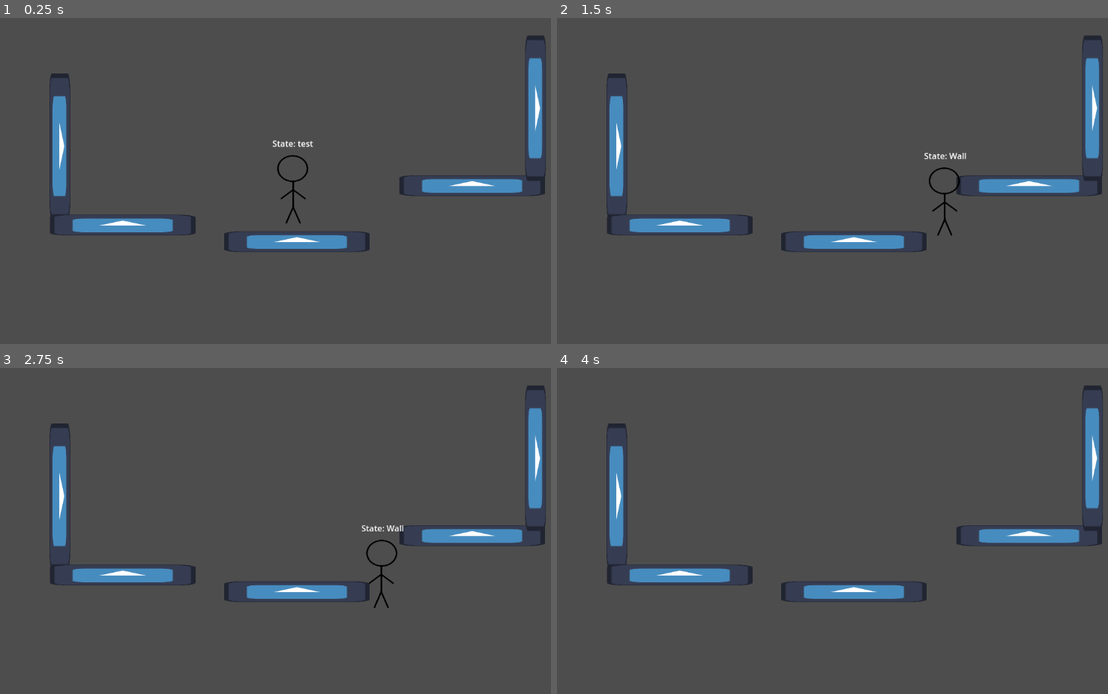
Above: before the commit, frames 1-4 (two rows, left to right).
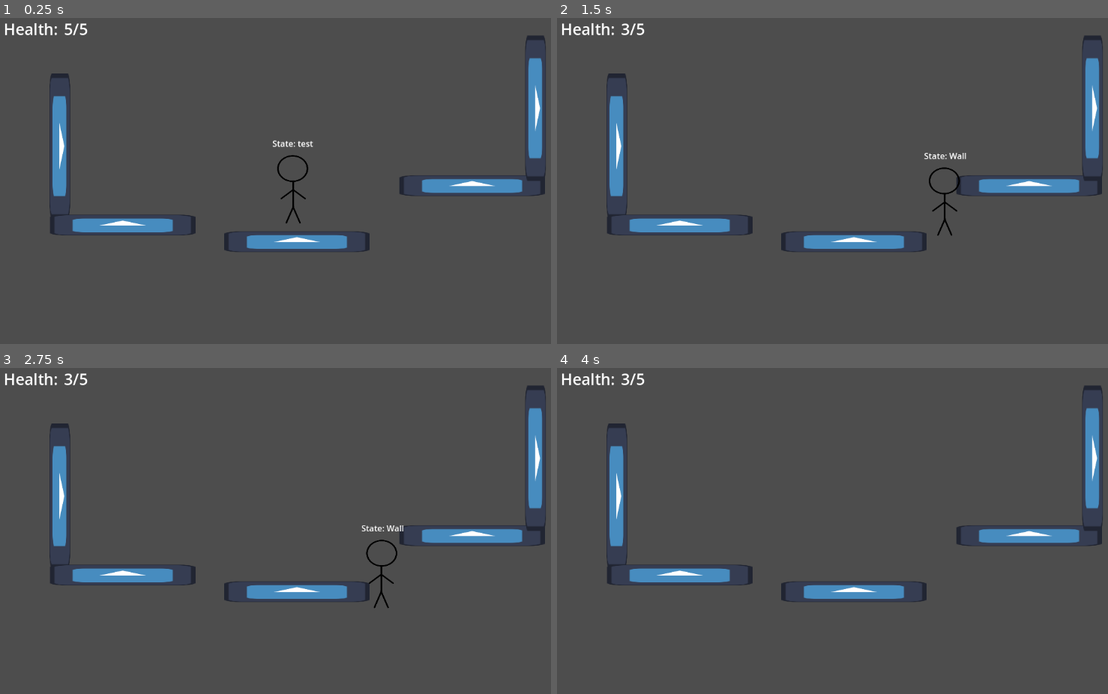
Above: after the commit, the same moments.

Repository: Zofia-Szybalska/ThFaith
Game: Godot game, scene res://scenes/test_scene.tscn
The game is run twice, just before and just after one commit, with the same random seed, the same clock (stepped at 60 frames per second) and the same inputs. The engine's default icon, where the game draws it, is replaced by a stand-in: a white triangle on a blue panel in a dark square.
Inputs:
- Up to frame 1 (0.25 s): no input
- Up to frame 2 (1.5 s): hold D (right) from 0.53 s (still down); tap H (test_heal, bound only after the commit) at 0.6 s; tap Space (jump) at 0.77 s; tap F (test_hit, bound only after the commit) at 0.8, 1.35 s
- Up to frame 3 (2.75 s): tap Space (jump) at 1.52 s; tap H (test_heal, bound only after the commit) at 1.55 s; release D (right) at 2.03 s; hold A (left) from 2.03 s (still down); tap Ctrl (dash) at 2.1 s; tap F (test_hit, bound only after the commit) at 2.3 s
- Up to frame 4 (4 s): release A (left) at 2.78 s; hold D (right) from 2.78 s (still down); tap H (test_heal, bound only after the commit) at 2.85 s; tap Space (jump) at 3.02, 3.77 s; tap F (test_hit, bound only after the commit) at 3.6 s

The runs differ from the first frame. In frame 1, 0.2% of the frame differs, in the area x 0-16%, y 1-6%; in frame 2, 0.2%; in frame 3, 0.2%; in frame 4, 0.2%.

Commit message:
Add health

Diff:
--- a/project.godot
+++ b/project.godot
@@ -14,6 +14,10 @@
 run/main_scene="res://scenes/test_scene.tscn"
 config/features=PackedStringArray("4.2", "Forward Plus")
 config/icon="res://icon.svg"
+
+[autoload]
+
+PlayerVariables="*res://scripts/autoloads/player_variables.gd"
 
 [filesystem]
 
@@ -51,6 +55,16 @@
 "events": [Object(InputEventKey,"resource_local_to_scene":false,"resource_name":"","device":-1,"window_id":0,"alt_press …(182 unchanged characters)…
 ]
 }
+test_hit={
+"deadzone": 0.5,
+"events": [Object(InputEventKey,"resource_local_to_scene":false,"resource_name":"","device":-1,"window_id":0,"alt_pressed":false,"shift_pressed":false,"ctrl_pressed":false,"meta_pressed":false,"pressed":false,"keycode":0,"physical_keycode":70,"key_label":0,"unicode":102,"echo":false,"script":null)
+]
+}
+test_heal={
+"deadzone": 0.5,
+"events": [Object(InputEventKey,"resource_local_to_scene":false,"resource_name":"","device":-1,"window_id":0,"alt_pressed":false,"shift_pressed":false,"ctrl_pressed":false,"meta_pressed":false,"pressed":false,"keycode":0,"physical_keycode":72,"key_label":0,"unicode":104,"echo":false,"script":null)
+]
+}
 
 [layer_names]
 
--- /dev/null
+++ b/scenes/UI/hud.tscn
@@ -0,0 +1,29 @@
+[gd_scene load_steps=2 format=3 uid="uid://bkr6alnif7xut"]
+
+[ext_resource type="Script" path="res://scripts/hud.gd" id="1_l8wkm"]
+
+[node name="HUD" type="Control"]
+layout_mode = 3
+anchors_preset = 15
+anchor_right = 1.0
+anchor_bottom = 1.0
+grow_horizontal = 2
+grow_vertical = 2
+script = ExtResource("1_l8wkm")
+
+[node name="HBoxContainer" type="HBoxContainer" parent="."]
+layout_mode = 1
+anchors_preset = -1
+offset_left = 20.0
+offset_top = 20.0
+offset_right = 40.0
+offset_bottom = 40.0
+
+[node name="Label" type="Label" parent="HBoxContainer"]
+layout_mode = 2
+theme_override_font_sizes/font_size = 30
+text = "Health: "
+
+[node name="HPLabel" type="Label" parent="HBoxContainer"]
+layout_mode = 2
+theme_override_font_sizes/font_size = 30
--- a/scenes/test_scene.tscn
+++ b/scenes/test_scene.tscn
@@ -1,32 +1,70 @@
-[gd_scene load_steps=4 format=3 uid="uid://3nqen0k6xsd6"]
+[gd_scene load_steps=5 format=3 uid="uid://3nqen0k6xsd6"]
 
 [ext_resource type="Texture2D" uid="uid://bis0yt2beb3u1" path="res://icon.svg" id="1_ph5e4"]
 [ext_resource type="PackedScene" uid="uid://bg3pue4k6suxh" path="res://scenes/player.tscn" id="2_oifhj"]
+[ext_resource type="PackedScene" uid="uid://bkr6alnif7xut" path="res://scenes/UI/hud.tscn" id="3_mnoy8"]
 
 [sub_resource type="RectangleShape2D" id="RectangleShape2D_mj5xg"]
 size = Vector2(280, 40)
 
 [node name="Node2D" type="Node2D"]
 
-[node name="TestPlatform2" type="StaticBody2D" parent="."]
+[node name="Terrain" type="Node2D" parent="."]
+
+[node name="TestPlatform2" type="StaticBody2D" parent="Terrain"]
 position = Vector2(872, 458)
 metadata/_edit_group_ = true
 
-[node name="CollisionShape2D" type="CollisionShape2D" parent="TestPlatform2"]
+[node name="CollisionShape2D" type="CollisionShape2D" parent="Terrain/TestPlatform2"]
 shape = SubResource("RectangleShape2D_mj5xg")
 
-[node name="Sprite2D" type="Sprite2D" parent="TestPlatform2"]
+[node name="Sprite2D" type="Sprite2D" parent="Terrain/TestPlatform2"]
 scale = Vector2(2.1875, 0.3125)
 texture = ExtResource("1_ph5e4")
 
-[node name="TestPlatform" type="StaticBody2D" parent="."]
+[node name="TestPlatform" type="StaticBody2D" parent="Terrain"]
 position = Vector2(535, 566)
 metadata/_edit_group_ = true
 
-[node name="CollisionShape2D" type="CollisionShape2D" parent="TestPlatform"]
+[node name="CollisionShape2D" type="CollisionShape2D" parent="Terrain/TestPlatform"]
 shape = SubResource("RectangleShape2D_mj5xg")
 
-[node name="Sprite2D" type="Sprite2D" parent="TestPlatform"]
+[node name="Sprite2D" type="Sprite2D" parent="Terrain/TestPlatform"]
+scale = Vector2(2.1875, 0.3125)
+texture = ExtResource("1_ph5e4")
+
+[node name="TestPlatform4" type="StaticBody2D" parent="Terrain"]
+position = Vector2(79, 382)
+rotation = 1.5708
+metadata/_edit_group_ = true
+
+[node name="CollisionShape2D" type="CollisionShape2D" parent="Terrain/TestPlatform4"]
+shape = SubResource("RectangleShape2D_mj5xg")
+
+[node name="Sprite2D" type="Sprite2D" parent="Terrain/TestPlatform4"]
+scale = Vector2(2.1875, 0.3125)
+texture = ExtResource("1_ph5e4")
+
+[node name="TestPlatform3" type="StaticBody2D" parent="Terrain"]
+position = Vector2(200, 534)
+metadata/_edit_group_ = true
+
+[node name="CollisionShape2D" type="CollisionShape2D" parent="Terrain/TestPlatform3"]
+shape = SubResource("RectangleShape2D_mj5xg")
+
+[node name="Sprite2D" type="Sprite2D" parent="Terrain/TestPlatform3"]
+scale = Vector2(2.1875, 0.3125)
+texture = ExtResource("1_ph5e4")
+
+[node name="TestPlatform5" type="StaticBody2D" parent="Terrain"]
+position = Vector2(994, 309)
+rotation = 1.5708
+metadata/_edit_group_ = true
+
+[node name="CollisionShape2D" type="CollisionShape2D" parent="Terrain/TestPlatform5"]
+shape = SubResource("RectangleShape2D_mj5xg")
+
+[node name="Sprite2D" type="Sprite2D" parent="Terrain/TestPlatform5"]
 scale = Vector2(2.1875, 0.3125)
 texture = ExtResource("1_ph5e4")
 
@@ -36,37 +74,6 @@
 [node name="Player" parent="." instance=ExtResource("2_oifhj")]
 position = Vector2(527, 439)
 
-[node name="TestPlatform4" type="StaticBody2D" parent="."]
-position = Vector2(79, 382)
-rotation = 1.5708
-metadata/_edit_group_ = true
+[node name="UI" type="CanvasLayer" parent="."]
 
-[node name="CollisionShape2D" type="CollisionShape2D" parent="TestPlatform4"]
-shape = SubResource("RectangleShape2D_mj5xg")
-
-[node name="Sprite2D" type="Sprite2D" parent="TestPlatform4"]
-scale = Vector2(2.1875, 0.3125)
-texture = ExtResource("1_ph5e4")
-
-[node name="TestPlatform3" type="StaticBody2D" parent="."]
-position = Vector2(200, 534)
-metadata/_edit_group_ = true
-
-[node name="CollisionShape2D" type="CollisionShape2D" parent="TestPlatform3"]
-shape = SubResource("RectangleShape2D_mj5xg")
-
-[node name="Sprite2D" type="Sprite2D" parent="TestPlatform3"]
-scale = Vector2(2.1875, 0.3125)
-texture = ExtResource("1_ph5e4")
-
-[node name="TestPlatform5" type="StaticBody2D" parent="."]
-position = Vector2(994, 309)
-rotation = 1.5708
-metadata/_edit_group_ = true
-
-[node name="CollisionShape2D" type="CollisionShape2D" parent="TestPlatform5"]
-shape = SubResource("RectangleShape2D_mj5xg")
-
-[node name="Sprite2D" type="Sprite2D" parent="TestPlatform5"]
-scale = Vector2(2.1875, 0.3125)
-texture = ExtResource("1_ph5e4")
+[node name="HUD" parent="UI" instance=ExtResource("3_mnoy8")]
--- /dev/null
+++ b/scripts/autoloads/player_variables.gd
@@ -0,0 +1,10 @@
+extends Node
+
+
+@export var health: int = 5 : set = _set_health
+@export var max_health:int = 5
+signal health_changed
+
+func _set_health(new_value: int) -> void:
+	health = new_value
+	health_changed.emit()
--- /dev/null
+++ b/scripts/hud.gd
@@ -0,0 +1,10 @@
+extends Control
+
+@onready var hp_label = $HBoxContainer/HPLabel
+
+func _ready():
+	PlayerVariables.health_changed.connect(update_health)
+	update_health()
+
+func update_health():
+	hp_label.text ="%s/%s" % [PlayerVariables.health, PlayerVariables.max_health]
--- a/scripts/player.gd
+++ b/scripts/player.gd
@@ -24,3 +24,10 @@
 	elif direction == -1:
 		sprite.flip_h = true
 	move_and_slide()
+	if Input.is_action_just_pressed("test_hit"):
+		change_health(-1)
+	if Input.is_action_just_pressed("test_heal"):
+		change_health(1)
+
+func change_health(amount: int):
+	PlayerVariables.health = clamp(PlayerVariables.health + amount, 0, PlayerVariables.max_health)
